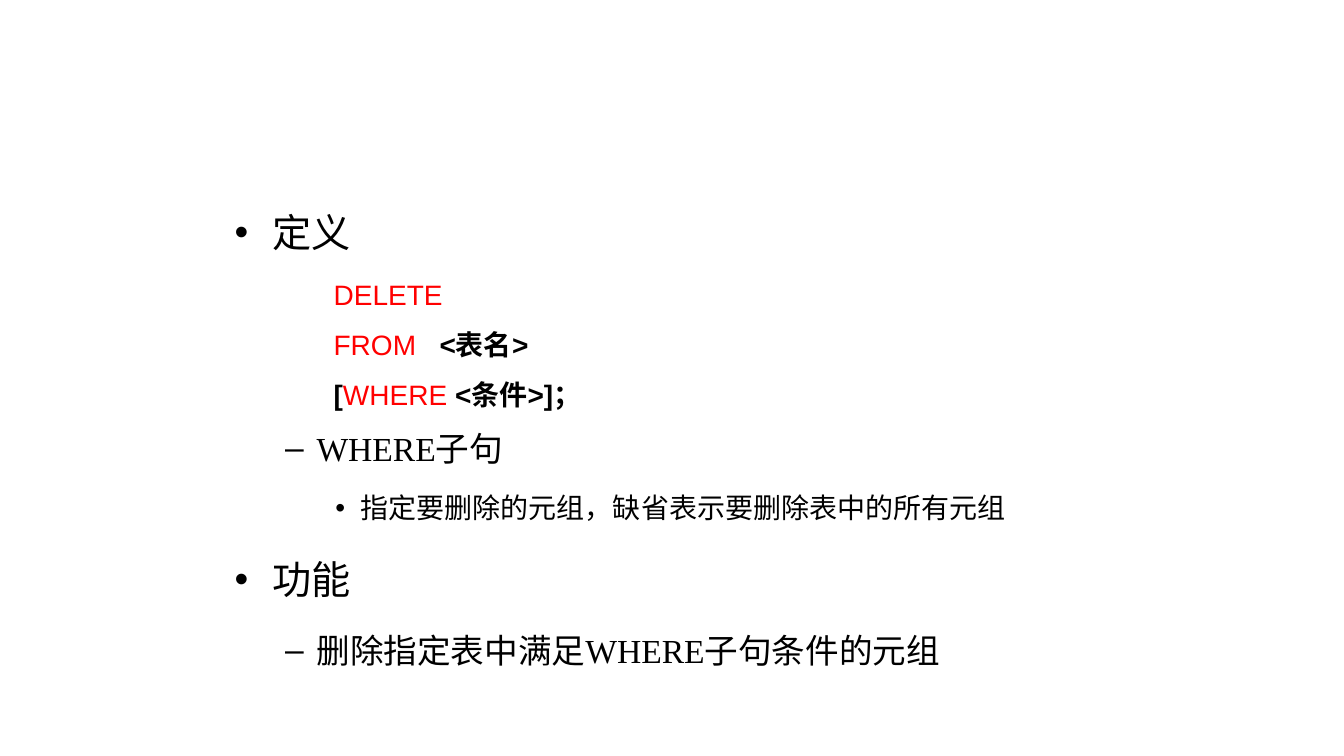
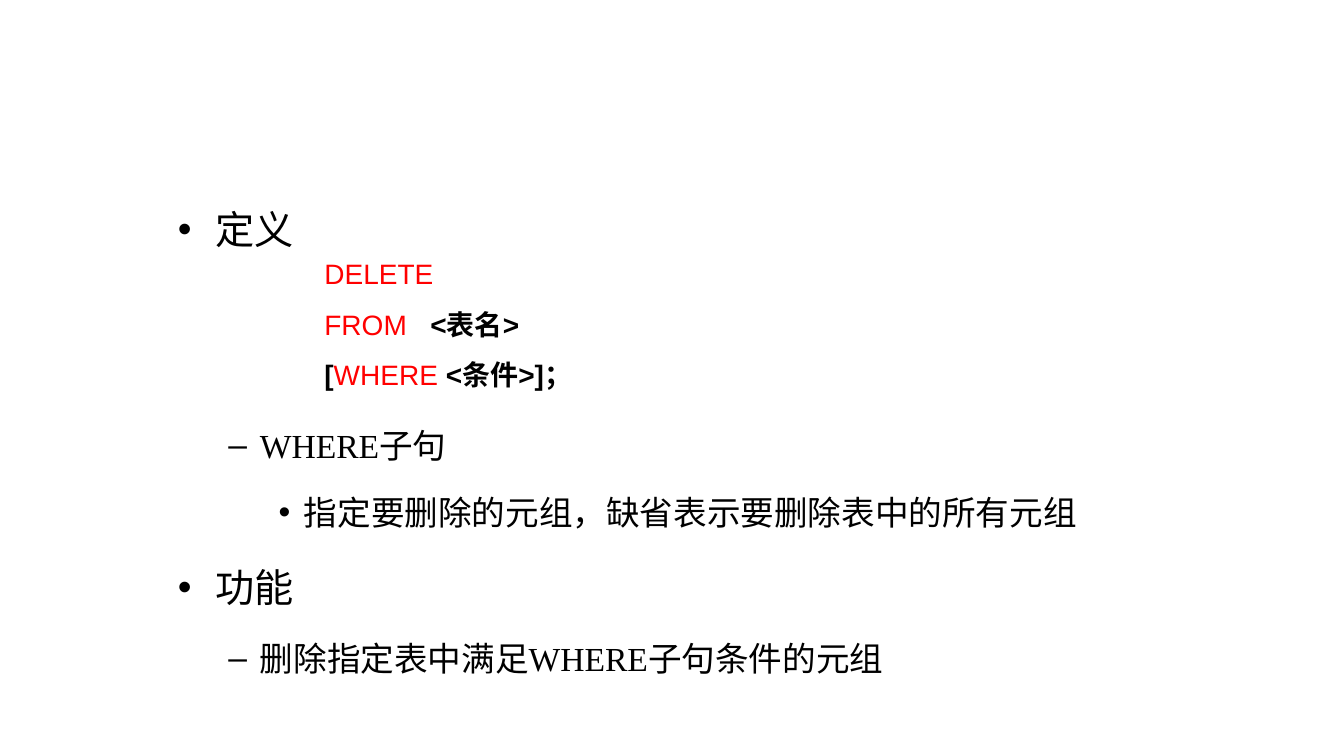
Before and after one commit to edu2act/course-computerIntroduction, a slide deck: slide 39 of materials/slides/ch07.pptx. Drawn at 1344x756 pixels with LibreOffice and Linux fonts; fonts in the diff are those of the drawing; background and template pictures are left out. Boxes give left, top, right and bottom in pixels: in the first picture for what was removed or moved away, otherwise in the second. Text is boxed around its words. In the diff, an @@ line names an element or a change of style, - is before the commit and + after.

```diff
--- a/materials/slides/ch07.pptx
+++ b/materials/slides/ch07.pptx
@@ text "定义": place and size @@
-text "定义" at [272, 214, 1006, 666]
+text "定义" at [216, 211, 1077, 674]
@@ text "DELETE": place and size @@
-text "DELETE" at [334, 285, 581, 411]
+text "DELETE" at [324, 264, 572, 390]
@@ text at [304, 496, 1077, 529]: size 20 to 24 pt, font Times New Roman to Arial in "指定要删除的元组，缺省表示要删除表中的所有元组" @@
```
Also in this commit, not shown: 35 other slides changed, 1 other file.
